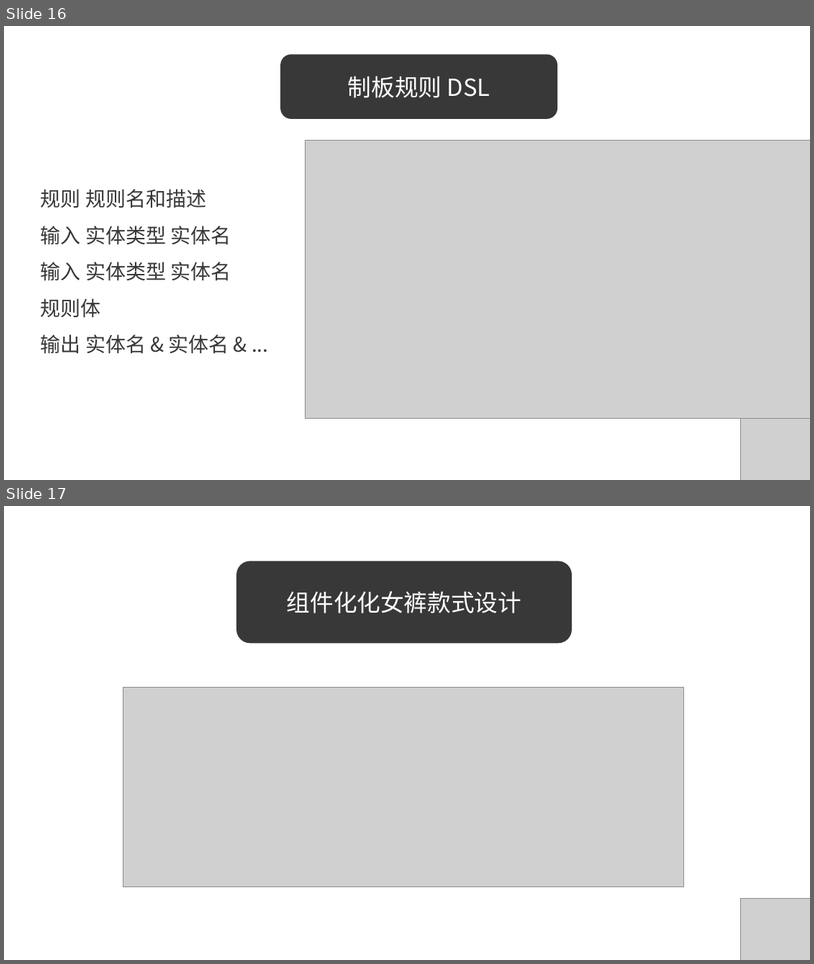
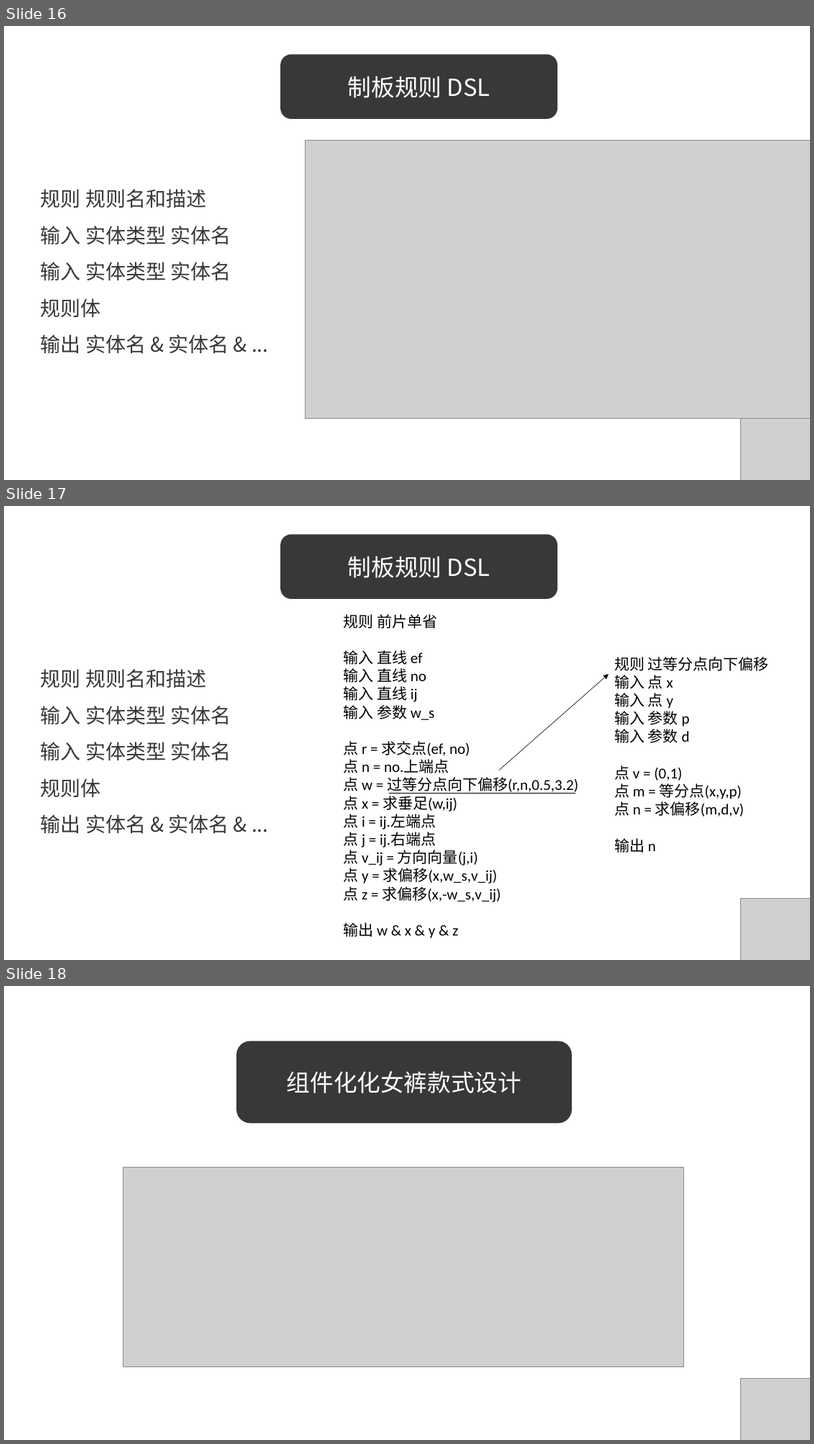
Before and after one commit to wushuangabao/ClothingPatternDesignSystem, a slide deck: 答辩PPT.pptx. Shown one above the other, each under a label of ours: slides 16 and 17 before the commit, slides 16, 17 and 18 after it. The pictures are 814x964 and 814x1444 pixels, drawn with LibreOffice and Linux fonts; fonts in the diff are those of the drawing; grey boxes stand for pictures. Boxes give left, top, right and bottom in pixels: in the first picture for what was removed or moved away, otherwise in the second. Text is boxed around its words. In the diff, an @@ line names an element or a change of style, - is before the commit and + after.

```diff
--- a/答辩PPT.pptx
+++ b/答辩PPT.pptx
@@ slide 17 added at (4,506,810,960), background #FFFFFF @@
@@ rounded rectangle added at (280,534,558,599), fill #383838, 28 pt, text #FFFFFF @@
+制板规则 DSL
@@ text added at (343,614,579,938), 18 pt, text #000000 @@
+规则 前片单省
+输入 直线 ef
+输入 直线 no
+输入 直线 ij
+输入 参数 w_s
+点 r = 求交点(ef, no)
+点 n = no.上端点
+点 w = 过等分点向下偏移(r,n,0.5,3.2)
+点 x = 求垂足(w,ij)
+点 i = ij.左端点
+点 j = ij.右端点
+点 v_ij = 方向向量(j,i)
+点 y = 求偏移(x,w_s,v_ij)
+点 z = 求偏移(x,-w_s,v_ij)
+输出 w & x & y & z
@@ text added at (615,656,769,852), 18 pt, text #000000 @@
+规则 过等分点向下偏移
+输入 点 x
+输入 点 y
+输入 参数 p
+输入 参数 d
+点 v = (0,1)
+点 m = 等分点(x,y,p)
+点 n = 求偏移(m,d,v)
+输出 n
@@ text added at (41,669,231,834), 24 pt, text #383838 @@
+规则 规则名和描述
+输入 实体类型 实体名
+输入 实体类型 实体名
+规则体
+输出 实体名 & 实体名 & ...
@@ arrow added from (499, 770) to (609, 674), #000000 0.5 pt @@
@@ line added from (388, 793) to (576, 793), #000000 0.5 pt @@
@@ picture added at (741,898,810,960) @@
@@ what was slide 17 is now slide 18 @@
```
